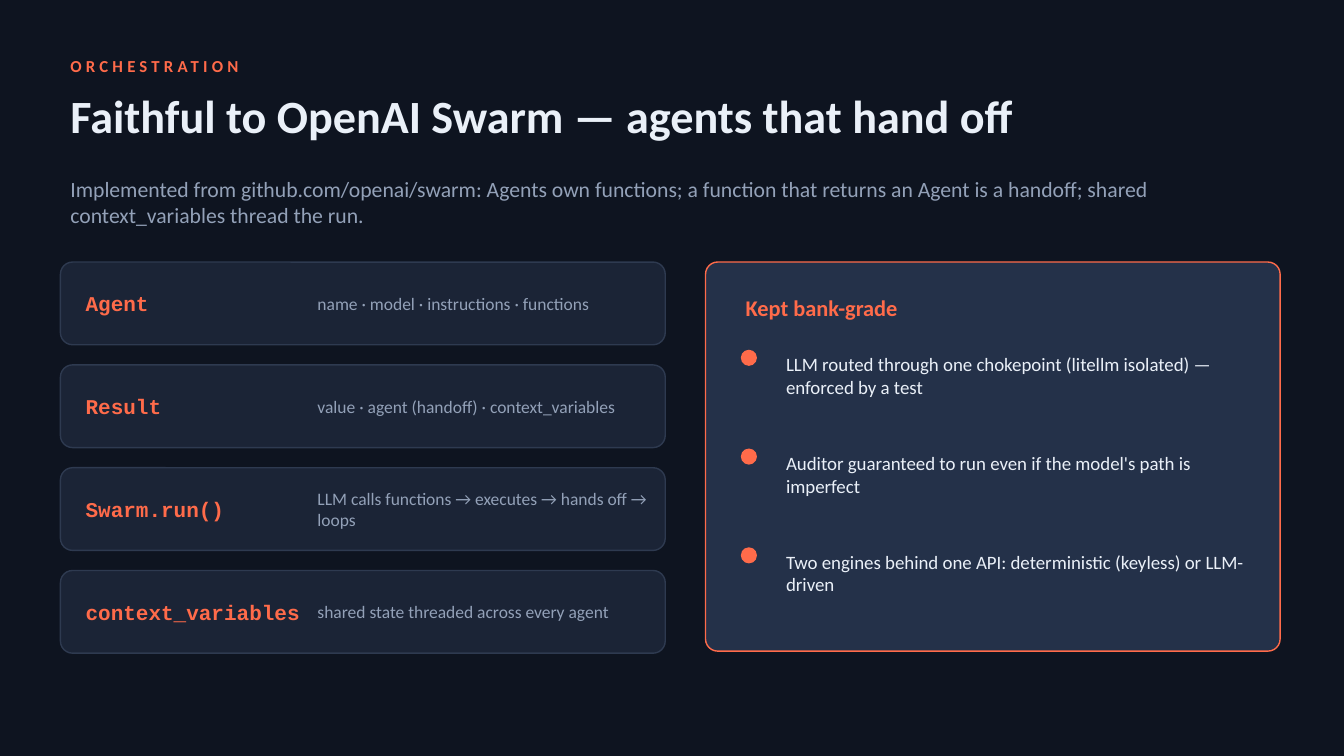
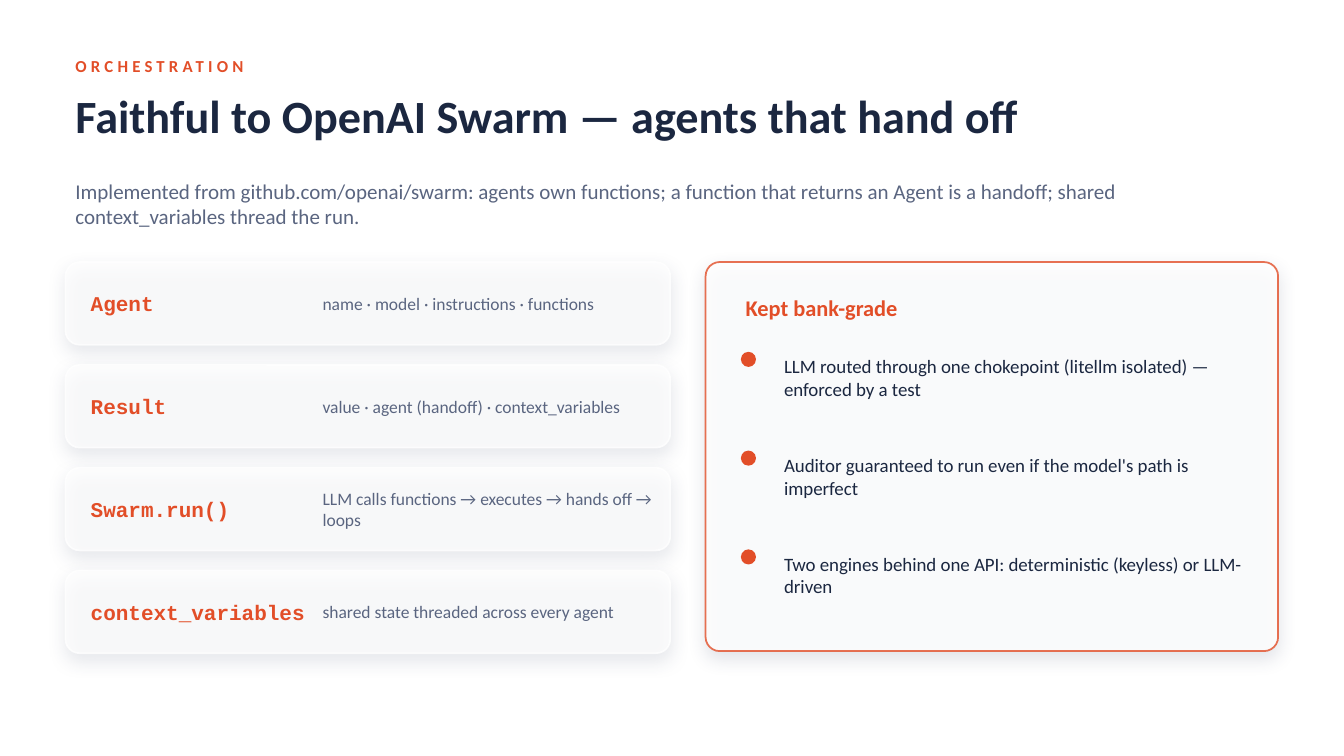
Before and after one commit to KoynaKarmakar/openswarm, a slide deck: slide 10 of docs/VERITAS_OpenSwarm_pitch.pptx. Drawn at 1344x756 pixels with LibreOffice and Linux fonts; fonts in the diff are those of the drawing; background and template pictures are left out. Boxes give left, top, right and bottom in pixels: in the first picture for what was removed or moved away, otherwise in the second. Text is boxed around its words. In the diff, an @@ line names an element or a change of style, - is before the commit and + after.

```diff
--- a/docs/VERITAS_OpenSwarm_pitch.pptx
+++ b/docs/VERITAS_OpenSwarm_pitch.pptx
@@ background #0E1420 to picture (left out) @@
@@ text at (75, 184, 1116, 227): text changed; size 15.5 to 15 pt; text colour #93A1B8 to #5A6580 @@
-Implemented from github.com/openai/swarm: Agents own functions; a function that returns an Agent is a handoff; shared context_variables thread the run.
+Implemented from github.com/openai/swarm: agents own functions; a function that returns an Agent is a handoff; shared context_variables thread the run.
@@ text colour #FF6B4A to #E24E28 in 6 elements at (746, 300, 897, 320), (66, 50, 1175, 81), (91, 399, 167, 414), (91, 502, 229, 522), (91, 605, 305, 623), (91, 297, 154, 316) @@
@@ rounded rectangle at (706, 262, 1278, 651): fill #243149 to #FFFFFF at 82% opacity; outline #FF6B4A 1 pt to #E24E28 1.25 pt; shadow on; proportions changed @@
@@ text colour #EAF0F8 to #1B2740 in 4 elements at (75, 100, 1018, 141), (784, 459, 1189, 498), (784, 359, 1188, 399), (784, 557, 1242, 593) @@
@@ fill #FF6B4A to #E24E28 in 3 elements at (741, 451, 756, 466), (741, 352, 756, 367), (741, 549, 756, 565) @@
@@ 4 rounded rectangles: place and size @@
-4 rounded rectangles at (60, 262, 665, 653)
+4 rounded rectangles at (66, 262, 670, 653)
@@ fill #1B2436 to #FFFFFF at 70% opacity; outline #2E3A50 1 pt to #FFFFFF 1.25 pt; shadow on; proportions changed in 4 elements at (66, 262, 670, 345), (66, 365, 670, 448), (66, 468, 670, 551), (66, 571, 670, 653) @@
@@ text colour #93A1B8 to #5A6580 in 4 elements at (323, 298, 594, 310), (323, 400, 620, 416), (323, 493, 632, 529), (323, 606, 614, 621) @@
```
Also in this commit, not shown: 12 other slides changed, 1 slide added.
